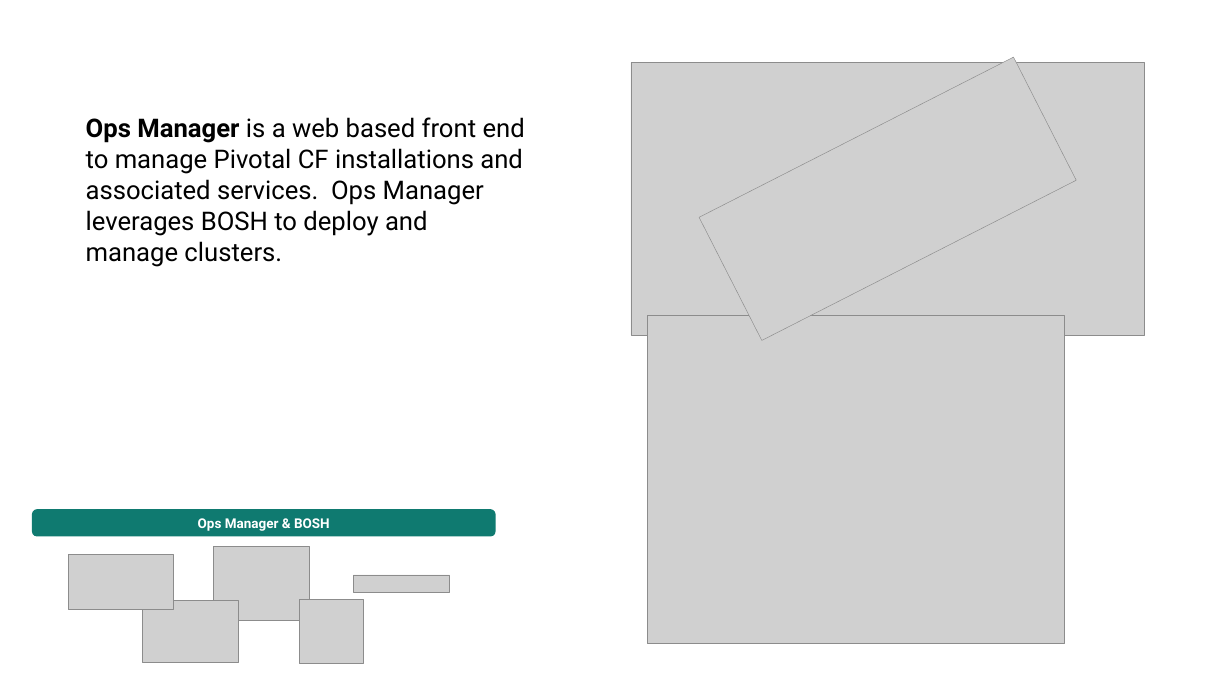
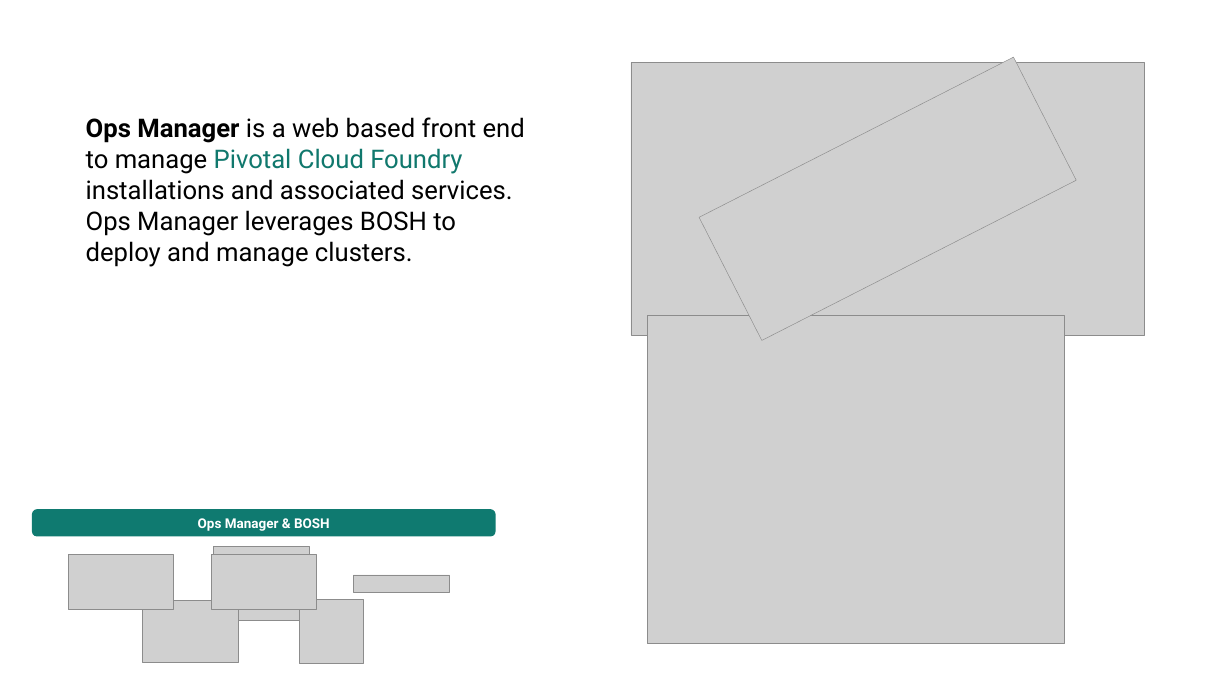
Before and after one commit to krujos/pcf-workshop, a slide deck: slide 16 of overview/Technical_Overview.pptx. Drawn at 1232x693 pixels with LibreOffice and Linux fonts; fonts in the diff are those of the drawing; grey boxes stand for pictures; background and template pictures are left out. Boxes give left, top, right and bottom in pixels: in the first picture for what was removed or moved away, otherwise in the second. Text is boxed around its words. In the diff, an @@ line names an element or a change of style, - is before the commit and + after.

```diff
--- a/overview/Technical_Overview.pptx
+++ b/overview/Technical_Overview.pptx
@@ text at <box>86,117,525,267</box>: text changed @@
-Ops Manager is a web based front end to manage Pivotal CF installations and associated services. Ops Manager leverages BOSH to deploy and manage clusters.
+Ops Manager is a web based front end to manage Pivotal Cloud Foundry installations and associated services. Ops Manager leverages BOSH to deploy and manage clusters.
@@ picture added at <box>212,554,316,609</box> @@
```
Also in this commit, not shown: 12 other slides changed, 4 slides added, 2 slides removed.
